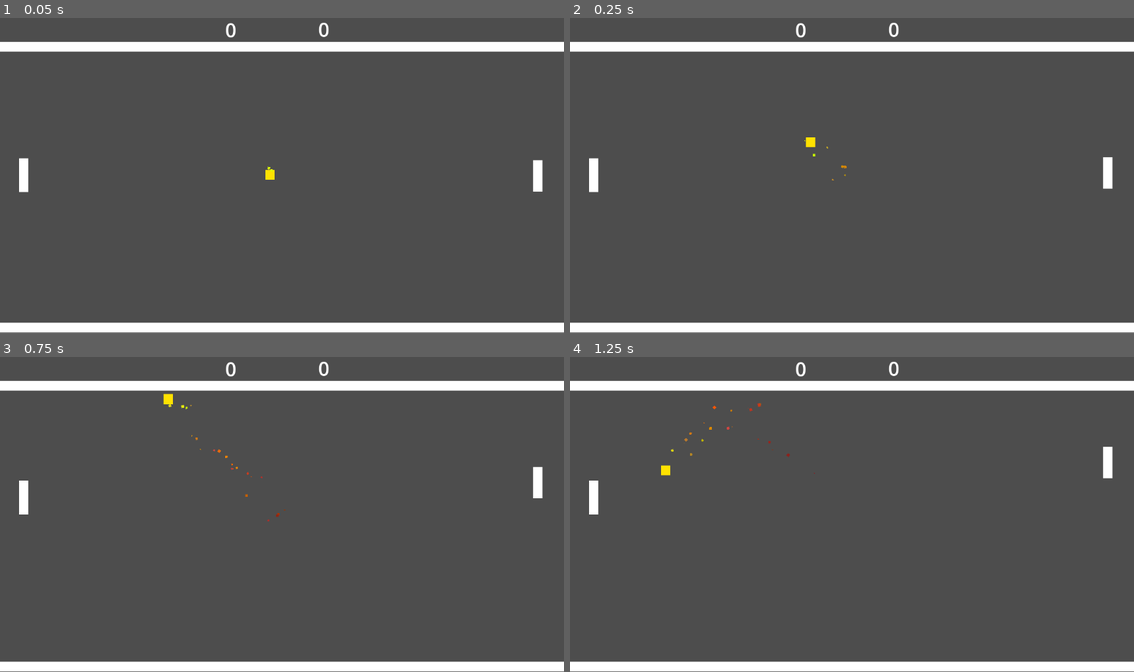
Above: before the commit, frames 1-4 (two rows, left to right).
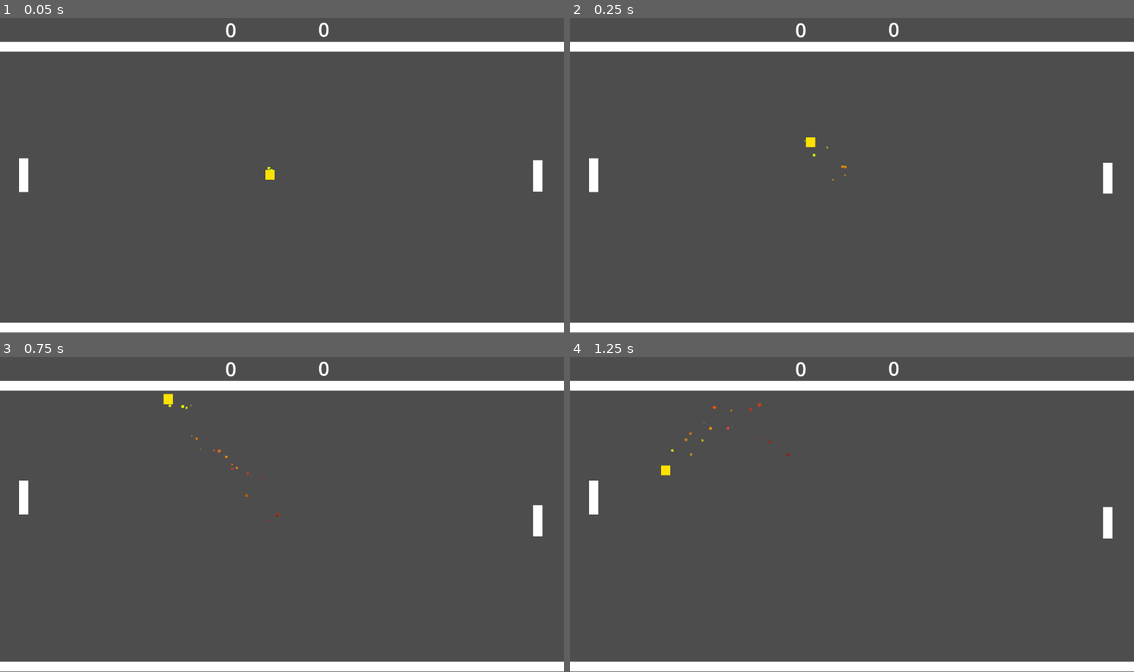
Above: after the commit, the same moments.

Repository: me-jw-crouch/My-Pong
Game: Godot game, scene res://Scenes/game_manager.tscn
Same seed, same stepped clock (60 frames per second), same inputs: the game is played once before the commit and once after it.
Inputs (mouse positions are in pixels of both pictures, inside the frame that each line leads up to):
- Up to frame 1 (0.05 s): no input
- Up to frame 2 (0.25 s): no input
- Up to frame 3 (0.75 s): move the mouse to (406, 498) at 0.52 s
- Up to frame 4 (1.25 s): no input

Frame 1 is identical in both runs. In frame 2, less than 0.1% of the frame differs, in the area x 94-97%, y 44-56%; in frame 3, 0.4%; in frame 4, 0.4%, in the area x 94-97%, y 28-58%.

Commit message:
Documentation Updates

Diff:
--- a/Scripts/Ball.gd
+++ b/Scripts/Ball.gd
@@ -1,20 +1,34 @@
 class_name Ball
 extends CharacterBody2D
+# Declares the Ball class, extending the CharacterBody2D class,
+# which provides physics-based behaviors suitable for character-like entities.
 
+# Constant values for the ball's starting speed and position.
 const STARTING_SPEED :float = 400.0
 const STARTING_POS :Vector2 = Vector2(566, 342)
+
+# Variable to store the current speed of the ball.
 var speed :float
 
 
+# Called when the node is added to the scene. Initializes the ball by
+# resetting its position and speed.
 func _ready() -> void:
 	reset_ball()
 
 
+# Called every physics frame. Moves the ball based on its velocity and current
+# speed, adjusted by the delta time.
 func _physics_process(delta: float) -> void:
 	move_and_collide(velocity * delta * speed)
 
 
+# Resets the ball to its starting state. Randomly determines the initial
+# direction and sets the speed and position to the starting values.
 func reset_ball():
+	# Randomly choose a direction for the ball to start moving in.
+	# The velocity's x-component is either left or right, and the
+	# y-component is up or down.
 	if randi() % 2 == 1:
 		velocity = Vector2(randf_range(-1, -.5), randf_range(-1, 1))
 	else:
--- a/Scripts/Paddle.gd
+++ b/Scripts/Paddle.gd
@@ -1,31 +1,60 @@
 extends Area2D
 
+# Emits signal when ball hits paddle. The Game Manager (GM) can listen to
+# this signal to update the ball's velocity or other game mechanics.
 signal on_bounce()
 
+# Properties
+# The accuracy of the AI's movement towards the ball.
+# Ranges from 0.0 (no movement) to 1.0 (direct movement towards the ball).
 @export_range(0.0, 1.0, .05) var accuracy = 1.0
 
+# Stores the paddle's last position. Used for calculating velocity.
+var last_position : Vector2
+
+# Current velocity of the paddle. Calculated each frame based on movement.
+var velocity := Vector2.ZERO
+
+# Flag to indicate if the paddle is controlled by AI.
+var is_AI :bool = false
+
+# Speed factor for the paddle's movement.
+var speed = 1
+
+# Minimum and maximum Y positions for the paddle to constrain its movement
+# within these bounds.
+var minY: float = 130
+var maxY: float = 570
+var midY: float = ((maxY-minY)/2) + minY
+
+# References to the ball and the Game Manager (GM) nodes for interaction
+# purposes.
 @onready var ball = get_parent().get_node("Ball")
 @onready var GM = get_parent()
 
-var last_position : Vector2
-var velocity := Vector2.ZERO
-var is_AI = false
-var speed = 1
 
-var minY: float = 130  # Minimum Y position for the paddle
-var maxY: float = 570  # Maximum Y position for the paddle
-
+# Called when the node is added to the scene. Initializes the last_position
+# variable.
 func _ready() -> void:
 	last_position = position
 
+
+# Called every physics frame. Updates the velocity based on the paddle's
+# movement and stores the current position for the next frame.
 func _physics_process(delta: float) -> void:
 	velocity = (last_position - position) * delta
 	last_position = position
 
+
+# Called when the paddle collides with the ball.
+# Emits the on_bounce signal with the paddle and ball as arguments.
 func _on_paddle_bounce(_ball: Area2D):
 	on_bounce.emit(self, _ball.get_parent())
 
-func move_towards_ball(_position: Vector2, delta: float):
-	var distance = (_position.y - position.y) * delta
+# Moves the paddle towards the ball's Y position, adjusted by the accuracy
+# factor. Ensures the paddle stays within its allowed Y position range.
+func move_towards_pos(y_position: float, delta: float):
+	var distance = (y_position - position.y) * delta
+
 	distance *= accuracy
 	position.y = clamp(position.y + distance, minY, maxY)
--- a/Scripts/UI.gd
+++ b/Scripts/UI.gd
@@ -3,9 +3,13 @@
 var GM
 
 
+# Assigns parent so we can grab the scores...
 func _ready() -> void:
 	GM = $".."
 
+
+# Handles score UI updates
 func _on_game_manager_score_changed() -> void:
+	# Should I do this another way... yeah... probably.
 	$LeftScore.text = str(GM.left_score)
 	$RightScore.text = str(GM.right_score)
--- a/Scripts/audio_manager.gd
+++ b/Scripts/audio_manager.gd
@@ -1,17 +1,15 @@
 extends Node
 
-var num_players = 8
-var bus = "master"
 
-var available : Array	# The available players.
-var queue : Array		# The queue of sounds to play.
+# Properties
+var available :Array = []	# The available players.
+var queue :Array = []		# The queue of sounds to play.
+var num_players :int = 8	# The total number of sound players.
+var bus :String = "master"	# Bus type
 
-func _init():
-	available = []
-	queue = []
 
+# Creates the avaialble pool of AudioStreamPlayer nodes.
 func _ready():
-	# Create the pool of AudioStreamPlayer nodes.
 	for i in num_players:
 		var p = AudioStreamPlayer.new()
 		p.volume_db = -15
@@ -20,15 +18,19 @@
 		p.finished.connect(_on_stream_finished.bind(p))
 		p.bus = bus
 
+
+# When finished playing a stream, makes the player available again.
 func _on_stream_finished(stream):
-	# When finished playing a stream, make the player available again.
 	available.append(stream)
 
+
+# Adds the sound_path to the queue of sounds to play.
 func play(sound_path):
 	queue.append(sound_path)
 
-func _process(delta):
-	# Play a queued sound if any players are available.
+
+# Play a queued sound if any players are available.
+func _process(_delta):
 	if not queue.is_empty() and not available.is_empty():
 		available[0].stream = load(queue.pop_front())
 		available[0].play()
--- a/Scripts/game_manager.gd
+++ b/Scripts/game_manager.gd
@@ -1,7 +1,9 @@
 extends Node
 
+## Signal to tell the UI to update.
 signal score_changed()
 
+# Properties
 @export_category("Game Options")
 @export_range(1, 2) var side := 1
 @export var min_ball_speed : int = 400
@@ -17,7 +19,10 @@
 
 var minY: float = 130  # Minimum Y position for the paddle
 var maxY: float = 570  # Maximum Y position for the paddle
+var midY: float = ((maxY-minY)/2) + minY
 
+# Sets up variables to appropriate nodes and sets AI.
+# Allows player to be either side but default is player on left.
 func _ready() -> void:
 	ball = %Ball
 	if side == 2:
@@ -28,42 +33,62 @@
 		ai_paddle = %Paddle2
 	ai_paddle.is_AI = true
 
+
+# Tell's the AI Paddle to move during physics updates.
 func _physics_process(_delta: float) -> void:
-	ai_paddle.move_towards_ball(ball.position, _delta)
+	if ball.position.x < 566:
+		ai_paddle.move_towards_pos(midY, _delta)
+	else:
+		ai_paddle.move_towards_pos(ball.position.y, _delta)
 
+
+# Any unhandled mouse movement is grabbed and used to adjust the player paddle.
 func _unhandled_input(event: InputEvent) -> void:
 	if event is InputEventMouseMotion:
 		var new_y = clamp(event.position.y, minY, maxY)
 		player_paddle.position.y = new_y
 
+
+# Bounces the ball when it hits the bottom wall.
 func _on_bottom_body_entered(body: Node2D) -> void:
 	if body == ball:
 		body.velocity.y *= -1
 		AudioManager.play("res://Sounds/wall_hit.wav")
 
+
+# Bounces the ball when it hits the top wall.
 func _on_top_body_entered(body: Node2D) -> void:
 	if body == ball:
 		body.velocity.y *= -1
 		AudioManager.play("res://Sounds/wall_hit.wav")
 
+
+# Player 2 scores: Reset state, update score and UI, and play sound.
 func _on_left_body_entered(body: Node2D) -> void:
 	if body == ball:
 		right_score = score_and_reset(body, right_score)
 		score_changed.emit()
 		AudioManager.play("res://Sounds/ai_point.wav")
 
+
+# Player 1 scores: Reset state, update score and UI, and play sound.
 func _on_right_body_entered(body: Node2D) -> void:
 	if body == ball:
 		left_score = score_and_reset(body, left_score)
 		score_changed.emit()
 		AudioManager.play("res://Sounds/player_point.wav")
 
-func score_and_reset(body: Node2D, score):
+
+# Updates appropriate score, reset ball, return score for updating.
+func score_and_reset(_ball: Node2D, score):
 	score += 1
 	ball.reset_ball()
 	return score
 
-func _on_paddle_bounce(paddle, _ball) -> void:
+
+# Bounces the ball off of a paddle. Currently paddle is unused, may use it's
+# velocity to change direction, angle, or speed, idk.
+func _on_paddle_bounce(_paddle, _ball) -> void:
 	_ball.velocity.x *= -1
 	_ball.speed = clamp(_ball.speed * 1.1, min_ball_speed, max_ball_speed)
 	AudioManager.play("res://Sounds/paddle_hit.wav")
